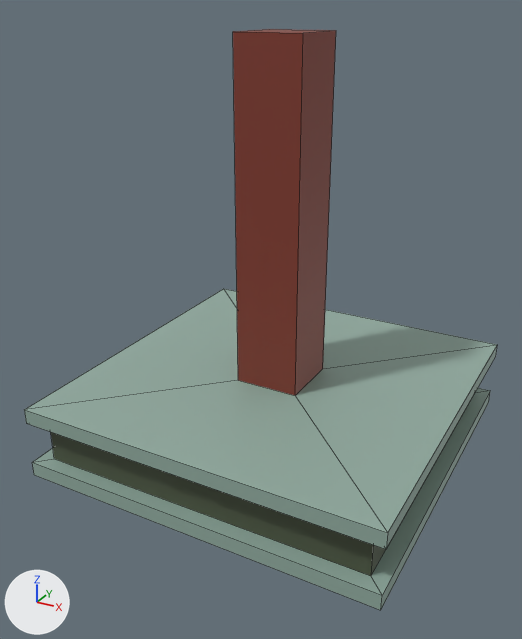
The FBX model Assets/Graphics/_Models/Environment/Interior/Estructuras/Salas/PicduMidi/Plataforma_flotante.fbx as it was, and as the next commit left it.
Rendered twice from a camera (50 mm lens) standing at (18.87, -22.84, 3.15) and looking at (16.12, -17.84, 0.65). The lights are fixed; the arrows at lower left show +X, +Y and +Z. Mesh edges are drawn as thin lines. Where no turn or scale is listed for an object, it has been applied to the vertices.

In view in the first picture: 'Plataforma_flotante'.
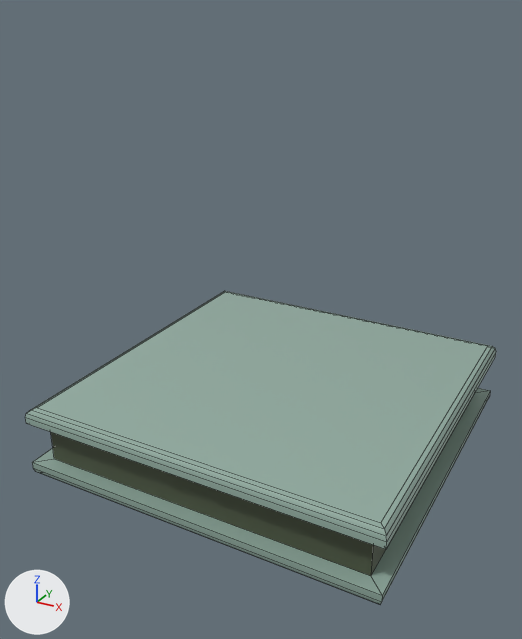
Where the change shows, as pixel boxes (x1, y1, x2, y2) in the pictures (522 x 639 px):
'Plataforma_flotante', reshaped (46% shorter)
    before: (24, 29, 497, 610)
    after: (25, 291, 496, 604)
part 1 of me_cubo_002, built on
    before: (24, 29, 497, 610)
    after: (26, 291, 496, 604)

Edits to the bpy script that builds the scene:
```text
Change me_cubo_002:
    used by ob_plataforma_flotante; location = (16.18, -17.56, 0.0)
    remove me_cubo_002.from_pydata(...)  # 32 vertices, 30 faces; spans x -1.61..1.61, y -1.61..1.61, z -0.66..2.95
    add me_cubo_002.from_pydata(...)  # 48 vertices, 46 faces; spans x -1.61..1.61, y -1.61..1.61, z -0.66..0.0
    me_cubo_002 part 1
    12 vertices are removed from x -1.61..1.61, y -1.61..1.61, z -0.66..2.95
    14 faces are deleted
    4 vertices in x -1.61..1.61, y -1.61..1.61, z 0.0 move by (0.0, 0.0, -0.07)
    28 vertices are added at x -1.61..1.61, y -1.61..1.61, z -0.66..0.0
    30 new faces join them, mat_chapa_base (grey #92aca0)
    remove me_cubo_002.materials.append(mat_poste_ferrico)  # red #81392c
```
